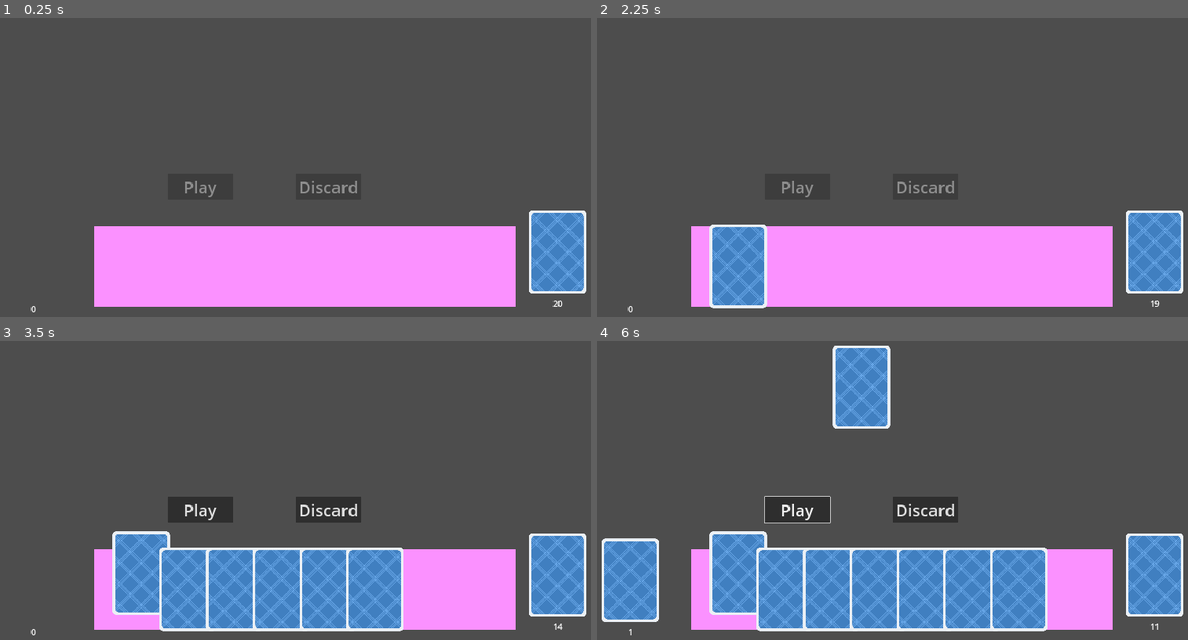
Above: before the commit, frames 1-4 (two rows, left to right).
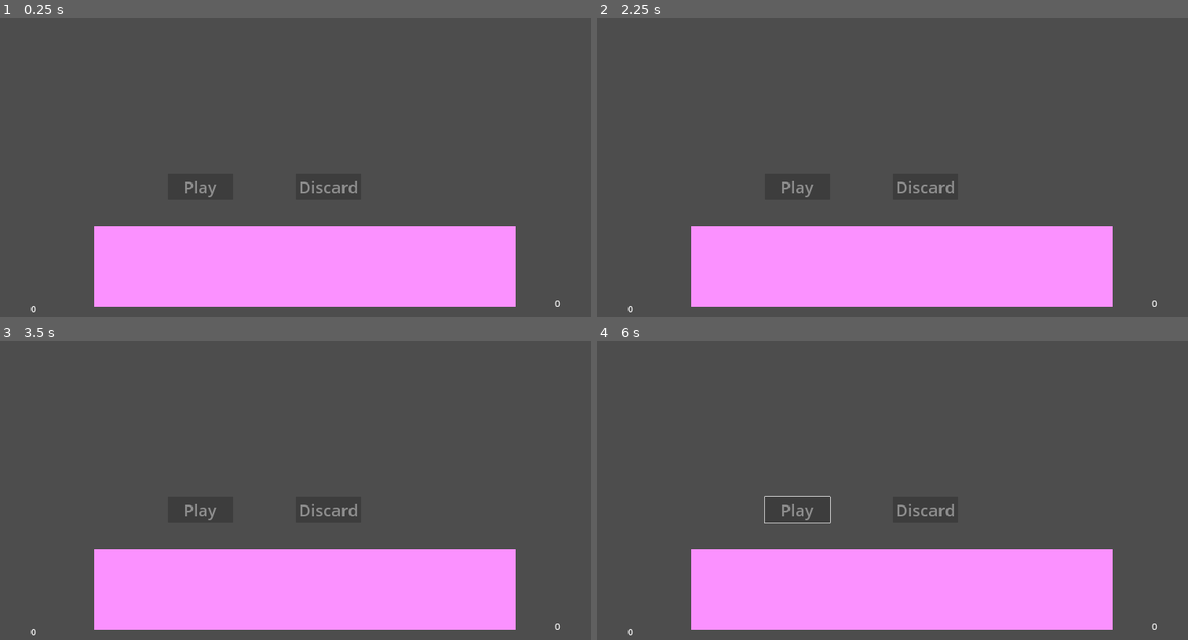
Above: after the commit, the same moments.

Repository: joverlee521/dragon-cards
Game: Godot game, scene res://scenes/card_battle/card_battle.tscn
Two runs of this game, one before a commit and one after it. Both use one fixed random seed, a clock stepped at 60 frames per second and the inputs below. The project has no main scene, so this scene is started directly.
Inputs (mouse positions are in pixels of both pictures, inside the frame that each line leads up to):
- Up to frame 1 (0.25 s): no input
- Up to frame 2 (2.25 s): tap Enter at 0.5, 2 s; move the mouse to (1040, 128) at 0.52 s; press the mouse at (1040, 128) at 0.53 s; tap Space at 1.25 s; move the mouse to (774, 164) at 1.27 s; release the mouse at (774, 164) at 1.28 s; click (774, 164) at 1.35 s; move the mouse to (963, 68) at 2.02 s; press the mouse at (963, 68) at 2.03 s
- Up to frame 3 (3.5 s): move the mouse to (141, 589) at 2.77 s; release the mouse at (141, 589) at 2.78 s; click (141, 589) at 2.85 s
- Up to frame 4 (6 s): click (797, 508) at 3.5 s, where only the run before the commit has a clickable "Play"; tap Space at 4.25 s; move the mouse to (738, 589) at 4.27 s; press the mouse at (738, 589) at 4.28 s; release the mouse at (738, 589) at 5 s; click (797, 508) at 5 s, where only the run before the commit has a clickable "Play"; tap Enter at 5.75 s; move the mouse to (738, 589) at 5.77 s; click (738, 589) at 5.85 s

The runs differ from the first frame. In frame 1, 2.7% of the frame differs, in the area x 89-100%, y 64-97%; in frame 2, 5.4%; in frame 3, 17%; in frame 4, 25%, in the area x 0-100%, y 1-99%.
Error after the commit: Parse Error: Too many arguments for "new()" call. Expected at most 3 but received 4. (res://scenes/card_battle/play_deck.gd:11)

Commit message:
Add new attributes to card resource for constructing a card

Diff:
--- a/resources/cards/card.gd
+++ b/resources/cards/card.gd
@@ -1,4 +1,9 @@
 class_name CardAttributes extends Resource
+
+@export_group("CardInfo")
+@export var name : String
+#Consider making type into an enum for categorization. Spell, Physical, Armor e.g.
+@export var type : String
 
 @export_group("Stats")
 @export var attack: int
@@ -6,12 +11,16 @@
 @export var stamina_cost: int
 
 @export_group("Visual")
-@export var sprite: CompressedTexture2D
+@export var card_background: AtlasTexture
+@export var card_border: AtlasTexture
+@export var card_art : AtlasTexture
+@export var card_description_plate : AtlasTexture
+@export var card_name_plate : AtlasTexture
+@export var card_description : String
+@export var card_name : String
 
 
-func _init(i_attack = 0, i_defense = 0, i_stamina_cost = 0,
-		   i_sprite = load("res://art/cards/back01.png")):
+func _init(i_attack = 0, i_defense = 0, i_stamina_cost = 0):
 	attack = i_attack
 	defense = i_defense
 	stamina_cost = i_stamina_cost
-	sprite = i_sprite
--- a/resources/cards/card.tres
+++ b/resources/cards/card.tres
@@ -1,9 +1,41 @@
-[gd_resource type="Resource" script_class="CardAttributes" load_steps=2 format=3 uid="uid://dnktjebw8h1tn"]
+[gd_resource type="Resource" script_class="CardAttributes" load_steps=10 format=3 uid="uid://dnktjebw8h1tn"]
 
 [ext_resource type="Script" path="res://resources/cards/card.gd" id="1_wgfc6"]
+[ext_resource type="Texture2D" uid="uid://b8yvew12myo05" path="res://art/PixelCardArt/FantasyCardPack/pixelCardAssest_V01.png" id="1_xdbqu"]
+[ext_resource type="Texture2D" uid="uid://w205ld2akb5j" path="res://art/PixelCardArt/FantasyCardPack/pixelCardAssest.png" id="2_1mkod"]
+[ext_resource type="Texture2D" uid="uid://dprdwm5gkcvg2" path="res://art/PixelCardArt/CardRPGPack/Card RPG items/weapon_sword4.png" id="2_grcoh"]
+
+[sub_resource type="AtlasTexture" id="AtlasTexture_hjf3d"]
+atlas = ExtResource("2_grcoh")
+region = Rect2(0, 0, 65, 65)
+
+[sub_resource type="AtlasTexture" id="AtlasTexture_xbu6t"]
+atlas = ExtResource("2_1mkod")
+region = Rect2(481, 4, 100, 128)
+
+[sub_resource type="AtlasTexture" id="AtlasTexture_70g71"]
+atlas = ExtResource("1_xdbqu")
+region = Rect2(120, 337, 100, 128)
+
+[sub_resource type="AtlasTexture" id="AtlasTexture_g1fp1"]
+atlas = ExtResource("2_1mkod")
+region = Rect2(16, 223, 96, 29)
+
+[sub_resource type="AtlasTexture" id="AtlasTexture_cbeei"]
+atlas = ExtResource("2_1mkod")
+region = Rect2(16, 273, 96, 18)
 
 [resource]
 script = ExtResource("1_wgfc6")
+name = "Card"
+type = "This is a card, yo"
 attack = 0
 defense = 0
 stamina_cost = 0
+card_background = SubResource("AtlasTexture_xbu6t")
+card_border = SubResource("AtlasTexture_70g71")
+card_art = SubResource("AtlasTexture_hjf3d")
+card_description_plate = SubResource("AtlasTexture_g1fp1")
+card_name_plate = SubResource("AtlasTexture_cbeei")
+card_description = "This is a card, yo"
+card_name = "Card"
--- a/scenes/cards/card.gd
+++ b/scenes/cards/card.gd
@@ -12,8 +12,21 @@
 
 func _ready():
 	if attributes:
-		if attributes.sprite:
-			$CardImage.texture = attributes.sprite
+		if attributes.card_background:
+			$CardBackground.texture = attributes.card_background
+			print(attributes.card_background)
+		if attributes.card_border:
+			$CardBackground/CardBorder.texture = attributes.card_border
+		if attributes.card_art:
+			$CardBackground/CardArt.texture = attributes.card_art
+		if attributes.card_description_plate:
+			$CardBackground/CardDescriptionPlate.texture = attributes.card_description_plate
+		if attributes.card_name_plate:
+			$CardBackground/CardNamePlate.texture = attributes.card_name_plate
+		if attributes.card_description:
+			$CardBackground/CardDescriptionPlate/CardDescription.text = attributes.card_description
+		if attributes.card_name:
+			$CardBackground/CardNamePlate/CardName.text = attributes.card_name
 
 
 # Custom handler for input to work around overlapping Area2D objects both getting input
--- a/scenes/cards/card.tscn
+++ b/scenes/cards/card.tscn
@@ -1,7 +1,7 @@
 [gd_scene load_steps=4 format=3 uid="uid://c87eb4clrv66s"]
 
 [ext_resource type="Script" path="res://scenes/cards/card.gd" id="1_gjuhc"]
-[ext_resource type="Texture2D" uid="uid://dh1bjajpx0ecb" path="res://art/cards/back01.png" id="1_llcn3"]
+[ext_resource type="Resource" uid="uid://b3nwx43xccah1" path="res://resources/cards/CastMagic.tres" id="2_l3co0"]
 
 [sub_resource type="RectangleShape2D" id="RectangleShape2D_iqydd"]
 size = Vector2(180, 259)
@@ -9,14 +9,66 @@
 [node name="Card" type="Area2D"]
 position = Vector2(911, 509)
 script = ExtResource("1_gjuhc")
+attributes = ExtResource("2_l3co0")
 
 [node name="CardCollisionShape" type="CollisionShape2D" parent="."]
 position = Vector2(0, 0.5)
 shape = SubResource("RectangleShape2D_iqydd")
 
-[node name="CardImage" type="Sprite2D" parent="."]
-scale = Vector2(0.5, 0.5)
-texture = ExtResource("1_llcn3")
+[node name="CardBackground" type="Sprite2D" parent="."]
+position = Vector2(1.52588e-05, -0.500008)
+scale = Vector2(1.88, 2.05469)
+region_rect = Rect2(481, 4, 100, 128)
+
+[node name="CardBorder" type="Sprite2D" parent="CardBackground"]
+position = Vector2(-1.4782e-05, 0.730044)
+region_rect = Rect2(120, 337, 100, 128)
+
+[node name="CardArt" type="Sprite2D" parent="CardBackground"]
+position = Vector2(0, -14)
+scale = Vector2(0.6, 0.6)
+
+[node name="CardDescriptionPlate" type="Sprite2D" parent="CardBackground"]
+position = Vector2(0.531914, 33.5083)
+scale = Vector2(0.786791, 1.32075)
+region_rect = Rect2(16, 223, 96, 29)
+
+[node name="CardDescription" type="RichTextLabel" parent="CardBackground/CardDescriptionPlate"]
+anchors_preset = 8
+anchor_left = 0.5
+anchor_top = 0.5
+anchor_right = 0.5
+anchor_bottom = 0.5
+offset_left = -95.0
+offset_top = -27.5
+offset_right = -1.0
+offset_bottom = -1.5
+grow_horizontal = 2
+grow_vertical = 2
+size_flags_horizontal = 4
+theme_override_font_sizes/normal_font_size = 10
+text = "
+"
+
+[node name="CardNamePlate" type="Sprite2D" parent="CardBackground"]
+position = Vector2(0.531927, -45.019)
+scale = Vector2(0.78679, 0.757076)
+region_rect = Rect2(16, 273, 96, 18)
+
+[node name="CardName" type="Label" parent="CardBackground/CardNamePlate"]
+anchors_preset = 8
+anchor_left = 0.5
+anchor_top = 0.5
+anchor_right = 0.5
+anchor_bottom = 0.5
+offset_left = -97.0
+offset_top = -22.0
+offset_right = 1.0
+offset_bottom = 1.0
+grow_horizontal = 2
+grow_vertical = 2
+theme_override_font_sizes/font_size = 0
+horizontal_alignment = 1
 
 [connection signal="mouse_entered" from="." to="." method="_on_mouse_entered"]
 [connection signal="mouse_exited" from="." to="." method="_on_mouse_exited"]
